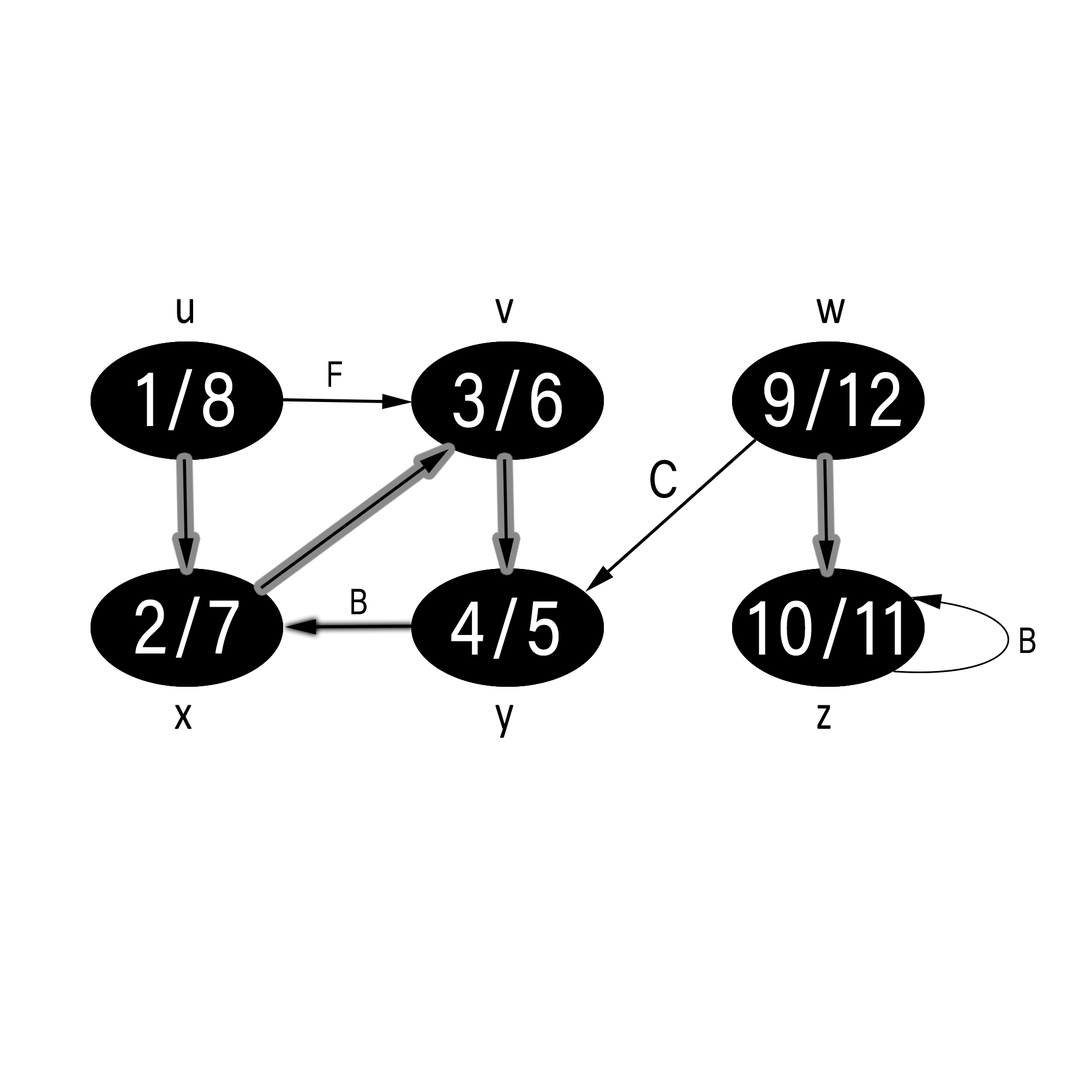
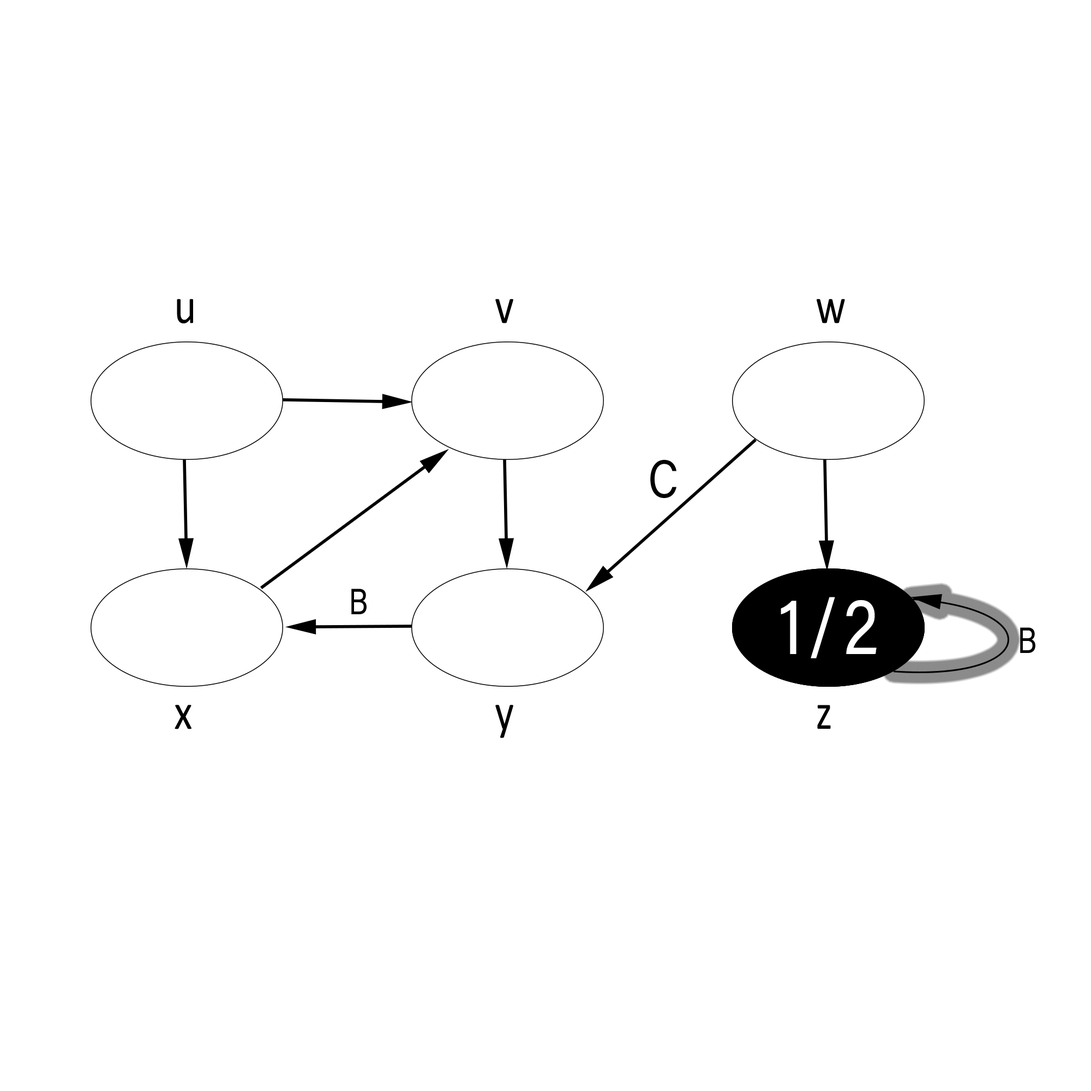
Layer changes from the first (1091, 1091) image to the second:
hid group "Black w font" (1st of 6, in "Group 1" › "u") (3 layers) over [90, 341, 343, 461]
painted on "Black Elipse" (1st of 6, in "Group 1" › "u" › "Black w font") over [100, 346, 148, 455]
hid "1/" (1st of 2, in "Group 1" › "u") over [138, 368, 194, 431]
hid "Gray Elipse" (1st of 6, in "Group 1" › "u"), painted on it over [90, 341, 284, 461]
painted on "Ellipse 1" (1st of 6, in "Group 1" › "u") over [100, 346, 148, 455]
hid group "Black w font" (2nd of 6, in "Group 1" › "v") (2 layers) over [411, 341, 605, 461]
hid "3/" over [460, 368, 527, 431]
hid "Gray Elipse" (2nd of 6, in "Group 1" › "v"), painted on it over [411, 341, 605, 461]
hid group "Black w font" (3rd of 6, in "Group 1" › "w") (2 layers) over [732, 341, 926, 461]
hid "9/" over [780, 368, 848, 431]
hid "Gray Elipse" (3rd of 6, in "Group 1" › "w") over [732, 341, 926, 461]
hid group "Black w font" (4th of 6, in "Group 1" › "x") (2 layers) over [90, 568, 284, 688]
painted on "Black Elipse" (4th of 6, in "Group 1" › "x" › "Black w font") over [100, 573, 148, 682]
hid "2/" over [139, 595, 205, 658]
hid "Gray Elipse" (4th of 6, in "Group 1" › "x"), painted on it over [90, 568, 284, 688]
painted on "Ellipse 1" (4th of 6, in "Group 1" › "x") over [100, 573, 148, 682]
hid "Black Elipse" (5th of 6, in "Group 1" › "y" › "Black w font") over [411, 568, 605, 688]
hid "4/5" (2nd of 2, in "Group 1" › "y") over [459, 595, 568, 658]
hid "Gray Elipse" (5th of 6, in "Group 1" › "y"), painted on it over [411, 568, 605, 688]
renamed "10/11" to "1/2", painted on it over [749, 597, 902, 660]
renamed "10/" to "1/", painted on it over [754, 597, 852, 660]
moved "Paths" out of group "Group 1" over [178, 394, 1010, 674]
added group "Group 2" with 2 layers in group "Paths" over [893, 594, 1010, 674]
moved "z" (3rd of 3, in "Paths" › "Group 2") into group "Group 2" over [893, 598, 1010, 674]
…and 4 more changes (3 painted, 1 stack)
